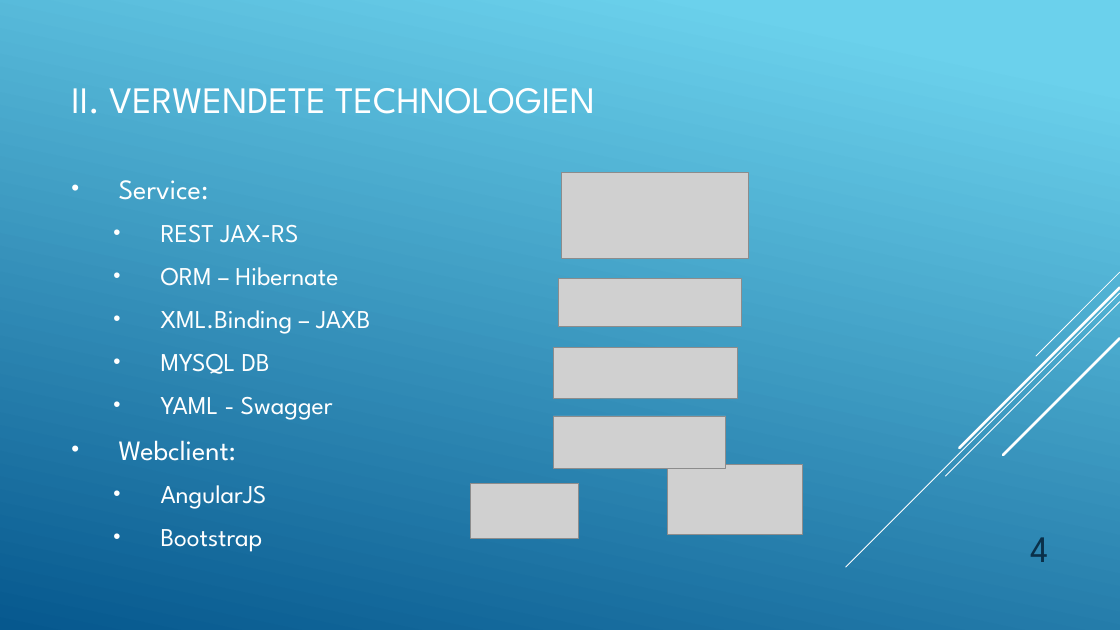
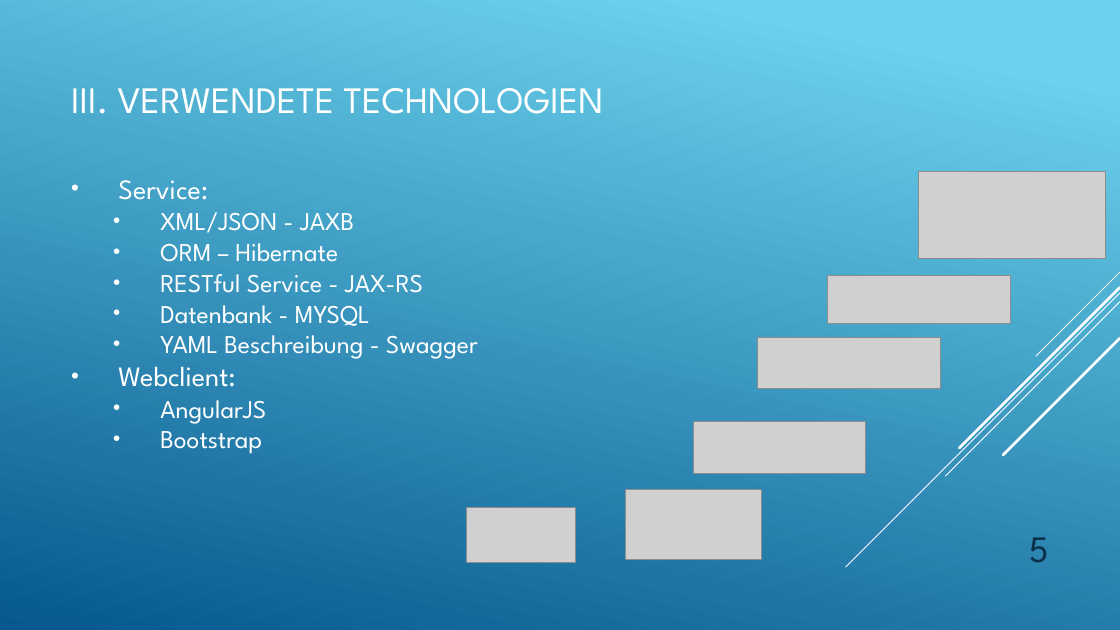
Before and after one commit to BuLLan/SCC_FlashCards, a slide deck: slide 5 of Zwischenpräsentation.pptx (slide 4 before the commit). Drawn at 1120x630 pixels with LibreOffice and Linux fonts; fonts in the diff are those of the drawing; grey boxes stand for pictures. Boxes give left, top, right and bottom in pixels: in the first picture for what was removed or moved away, otherwise in the second. Text is boxed around its words. In the diff, an @@ line names an element or a change of style, - is before the commit and + after.

```diff
--- a/Zwischenpräsentation.pptx
+++ b/Zwischenpräsentation.pptx
@@ text at (71,88,604,114): text changed @@
-II. VERWENDETE TECHNOLOGIEN
+III. VERWENDETE TECHNOLOGIEN
@@ picture: place and size @@
-picture at (562,172,749,259)
+picture at (919,172,1106,259)
@@ text at (118,180,338,454): less space between paragraphs @@
@@ text at (160,212,354,233): text changed @@
-  • REST JAX-RS
+  • XML/JSON - JAXB
@@ text at (160,274,478,359): text changed @@
-  • XML.Binding – JAXB
-  • MYSQL DB
-  • YAML - Swagger
+  • RESTful Service - JAX-RS
+  • Datenbank - MYSQL
+  • YAML Beschreibung - Swagger
@@ picture: place and size @@
-picture at (559,278,742,327)
+picture at (828,275,1010,323)
@@ picture: place and size @@
-picture at (554,347,738,398)
+picture at (757,338,941,389)
@@ picture: place and size @@
-picture at (554,416,726,468)
+picture at (694,422,866,474)
@@ picture: place and size @@
-picture at (471,483,579,538)
+picture at (466,508,575,563)
@@ picture: place and size @@
-picture at (668,465,803,534)
+picture at (626,489,761,559)
@@ page number at (1029,537,1049,563): text changed @@
-4
+5
```
Also in this commit, not shown: 4 other slides changed, 2 slides added, 1 slide removed, 11 other files.
